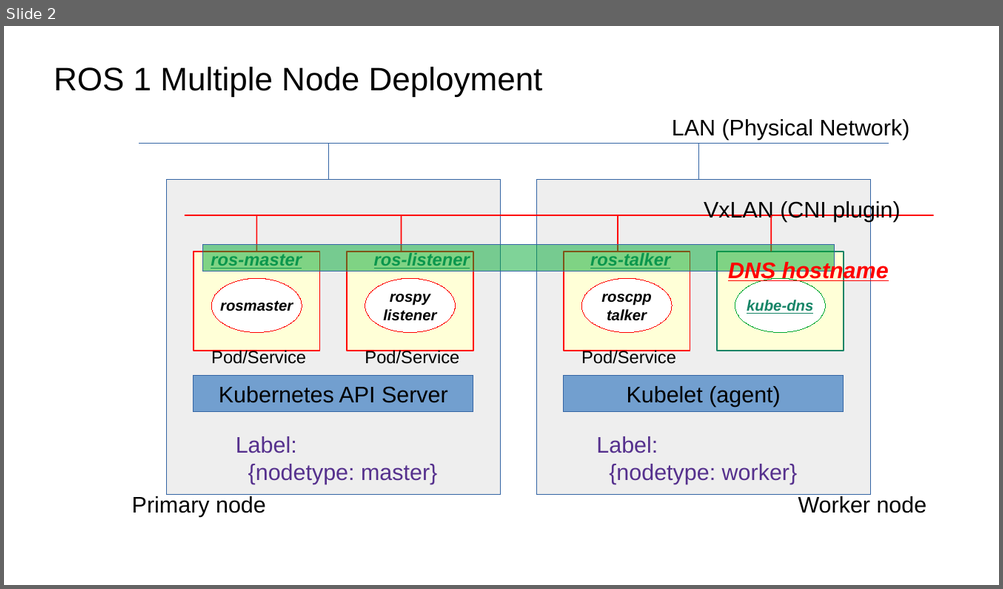
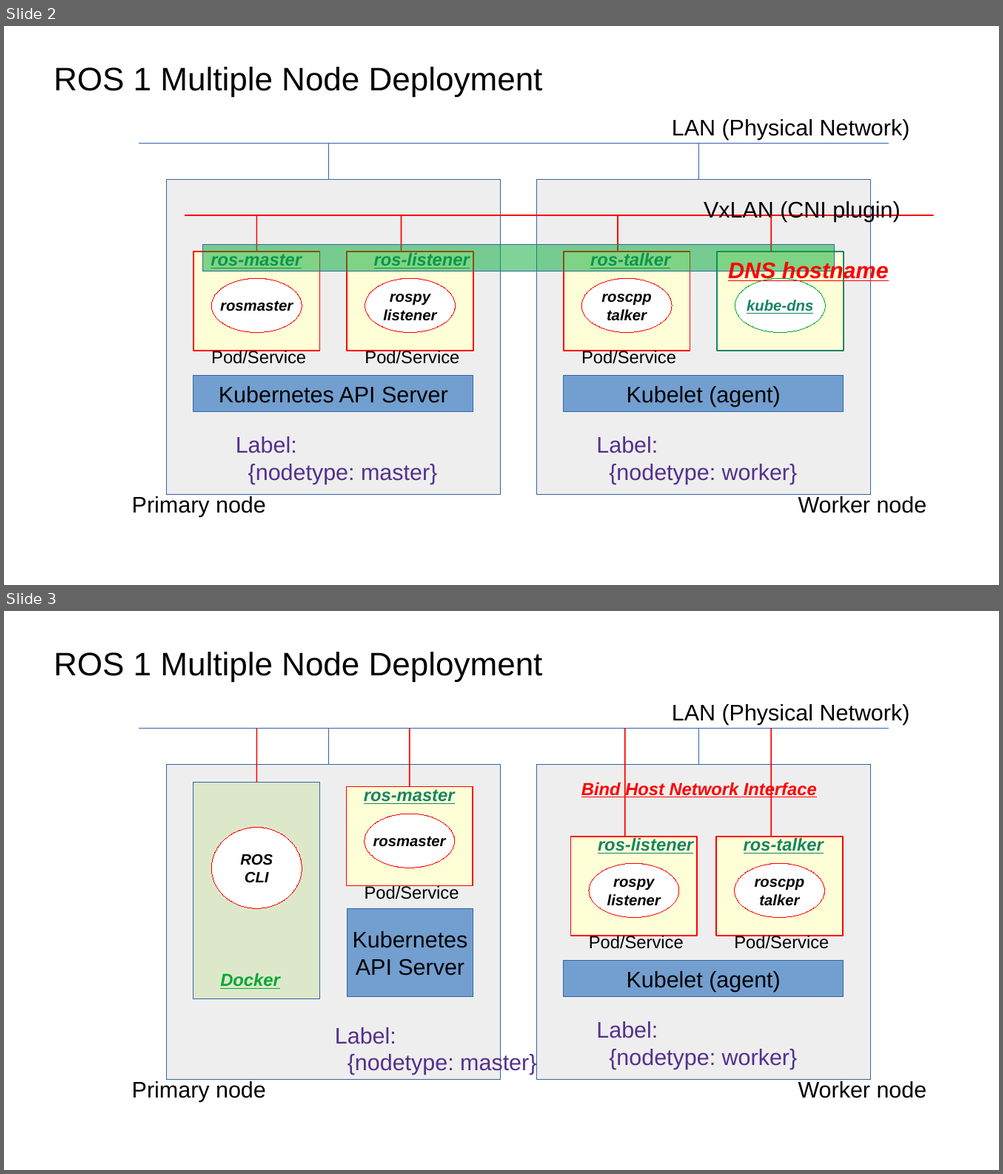
Before and after one commit to fujitatomoya/ros_k8s, a slide deck: images/system_overview.odp. Shown one above the other, each under a label of ours: slide 2 before the commit, slides 2 and 3 after it. The pictures are 1003x589 and 1003x1174 pixels, drawn with LibreOffice and Linux fonts; fonts in the diff are those of the drawing. Boxes give left, top, right and bottom in pixels: in the first picture for what was removed or moved away, otherwise in the second. Text is boxed around its words. In the diff, an @@ line names an element or a change of style, - is before the commit and + after.

Commit message:
ROS 1 multiple node deployment with Host Network Inferface.

```diff
--- a/images/system_overview.odp
+++ b/images/system_overview.odp
@@ slide 3 added at bbox=[4, 611, 999, 1170], background #FFFFFF @@
@@ title added at bbox=[54, 652, 543, 682], 26 pt, text #000000 @@
+ROS 1 Multiple Node Deployment
@@ text added at bbox=[671, 704, 910, 725], 18 pt, text #000000 @@
+LAN (Physical Network)
@@ line added from (139, 729) to (888, 729), #3465A4 0 pt @@
@@ line added from (256, 783) to (256, 729), #FF0000 0.99 pt @@
@@ line added from (329, 764) to (329, 729), #3465A4 0 pt @@
@@ line added from (410, 787) to (410, 729), #FF0000 0.99 pt @@
@@ line added from (625, 837) to (625, 729), #FF0000 0.99 pt @@
@@ line added from (699, 764) to (699, 729), #3465A4 0 pt @@
@@ line added from (771, 837) to (771, 729), #FF0000 0.99 pt @@
@@ rectangle added at bbox=[167, 764, 501, 1080], fill #EEEEEE, outline #3465A4 0 pt @@
@@ rectangle added at bbox=[537, 764, 871, 1080], fill #EEEEEE, outline #3465A4 0 pt @@
@@ rectangle added at bbox=[193, 783, 320, 999], fill #DDE8CB, outline #3465A4 0 pt @@
@@ rectangle added at bbox=[346, 787, 472, 886], fill #FFFFD7, outline #FF0000 0.99 pt @@
@@ text added at bbox=[581, 781, 817, 799], 14 pt, text #FF0000, bold, italic, underline @@
+Bind Host Network Interface
@@ text added at bbox=[364, 789, 455, 804], 14 pt, text #158466, bold, italic, underline @@
+ros-master
@@ ellipse added at bbox=[212, 828, 301, 908], fill #FFFFFF, outline #FF0000 0 pt, 12 pt, text #000000, bold, italic @@
+ROS
+CLI
@@ ellipse added at bbox=[364, 814, 455, 869], fill #FFFFFF, outline #FF0000 0 pt, 12 pt, text #000000, bold, italic @@
+rosmaster
@@ rectangle added at bbox=[571, 837, 697, 936], fill #FFFFD7, outline #FF0000 0.99 pt @@
@@ text added at bbox=[597, 837, 693, 854], 14 pt, text #158466, bold, italic, underline @@
+ros-listener
@@ rectangle added at bbox=[716, 837, 842, 936], fill #FFFFD7, outline #FF0000 0.99 pt @@
@@ text added at bbox=[743, 837, 823, 854], 14 pt, text #158466, bold, italic, underline @@
+ros-talker
@@ ellipse added at bbox=[589, 863, 679, 918], fill #FFFFFF, outline #FF0000 0 pt, 12 pt, text #000000, bold, italic @@
+rospy
+listener
@@ ellipse added at bbox=[734, 863, 825, 918], fill #FFFFFF, outline #FF0000 0 pt, 12 pt, text #000000, bold, italic @@
+roscpp
+talker
@@ text added at bbox=[364, 886, 459, 900], 14 pt, text #000000 @@
+Pod/Service
@@ rectangle added at bbox=[347, 908, 473, 997], fill #729FCF, outline #3465A4 0 pt, 18 pt, text #000000 @@
+Kubernetes
+API Server
@@ text added at bbox=[589, 935, 683, 949], 14 pt, text #000000 @@
+Pod/Service
@@ text added at bbox=[734, 935, 828, 949], 14 pt, text #000000 @@
+Pod/Service
@@ rectangle added at bbox=[563, 961, 843, 997], fill #729FCF, outline #3465A4 0 pt, 18 pt, text #000000 @@
+Kubelet (agent)
@@ text added at bbox=[220, 974, 279, 989], 14 pt, text #00A933, bold, italic, underline @@
+Docker
@@ text added at bbox=[335, 1028, 536, 1075], 18 pt, text #55308D @@
+Label:
+{nodetype: master}
@@ text added at bbox=[596, 1022, 797, 1070], 18 pt, text #55308D @@
+Label:
+{nodetype: worker}
@@ text added at bbox=[132, 1082, 266, 1102], 18 pt, text #000000 @@
+Primary node
@@ text added at bbox=[798, 1082, 927, 1099], 18 pt, text #000000 @@
+Worker node
```
Also in this commit, not shown: 5 other files.
